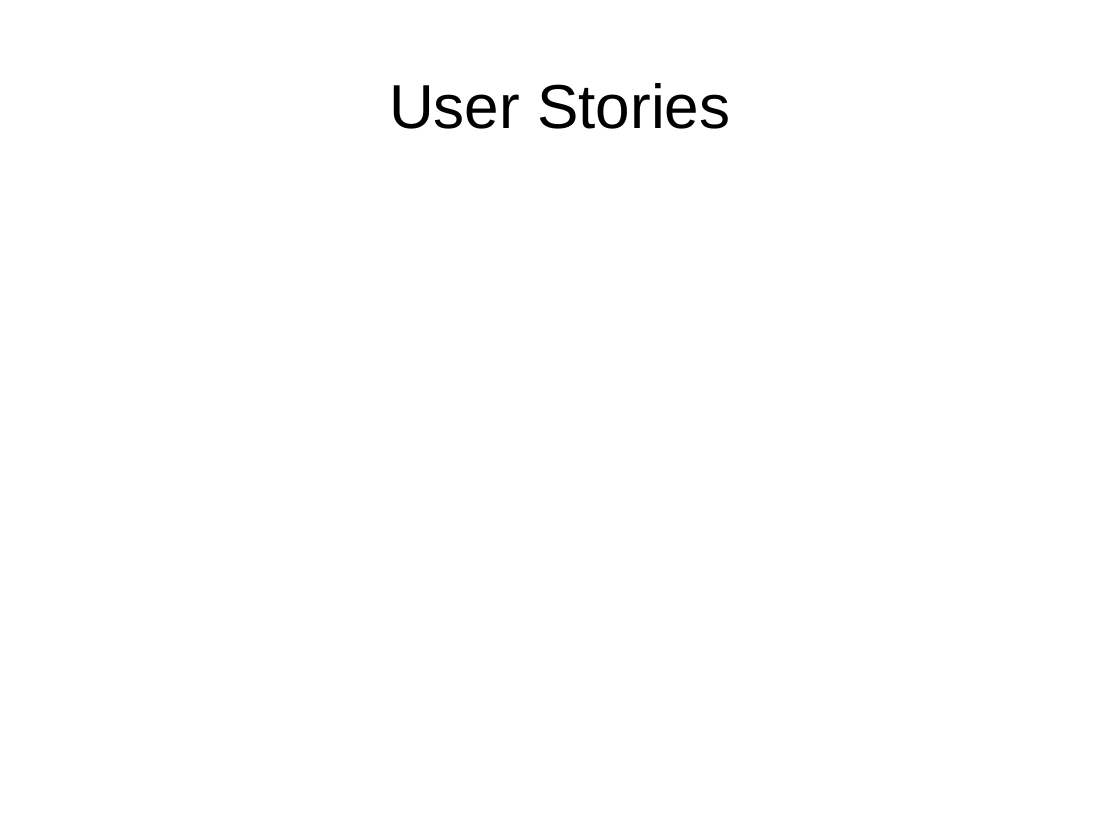
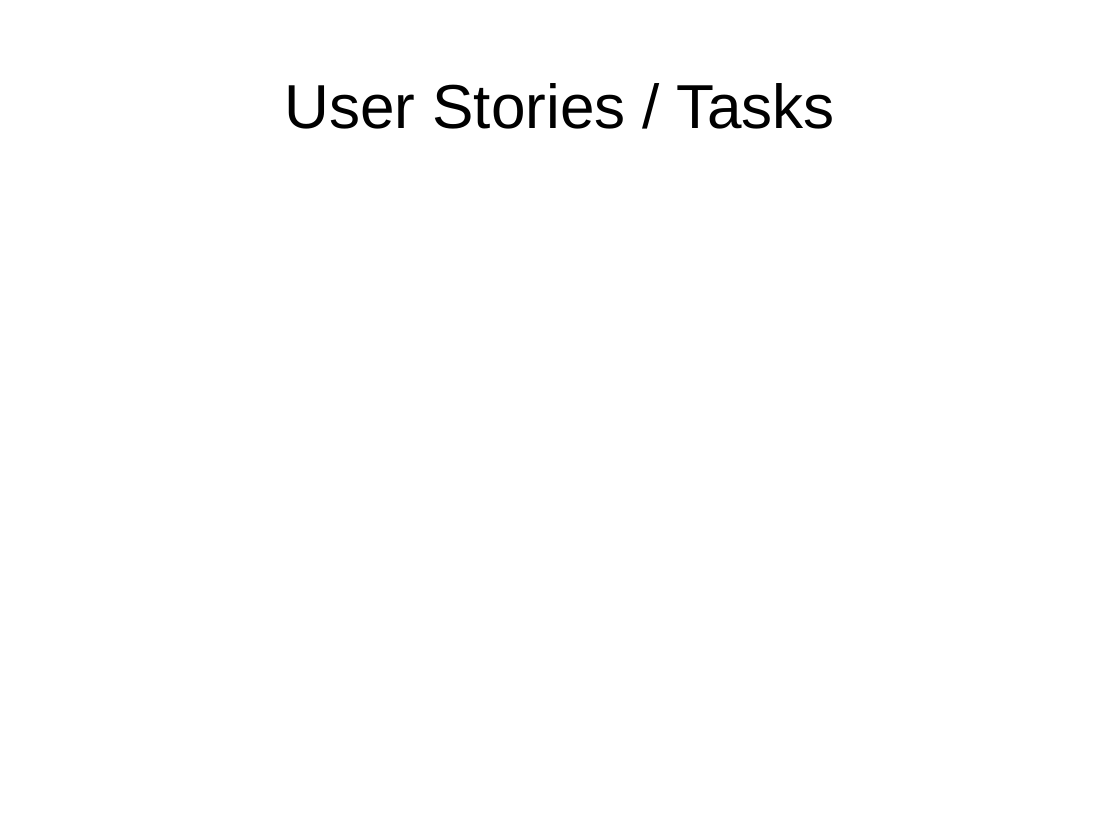
Before and after one commit to delsener/ch.zhaw.mdp.fallstudie, a slide deck: slide 4 of presentation/jmail_presentation.odp. Drawn at 1120x840 pixels with LibreOffice and Linux fonts; fonts in the diff are those of the drawing. Boxes give left, top, right and bottom in pixels: in the first picture for what was removed or moved away, otherwise in the second. Text is boxed around its words. In the diff, an @@ line names an element or a change of style, - is before the commit and + after.

```diff
--- a/presentation/jmail_presentation.odp
+++ b/presentation/jmail_presentation.odp
@@ title at (x1=284, y1=83, x2=835, y2=129): text changed @@
-User Stories
+User Stories / Tasks
```
Also in this commit, not shown: 1 other slide changed, 3 slides added, 4 slides removed.
